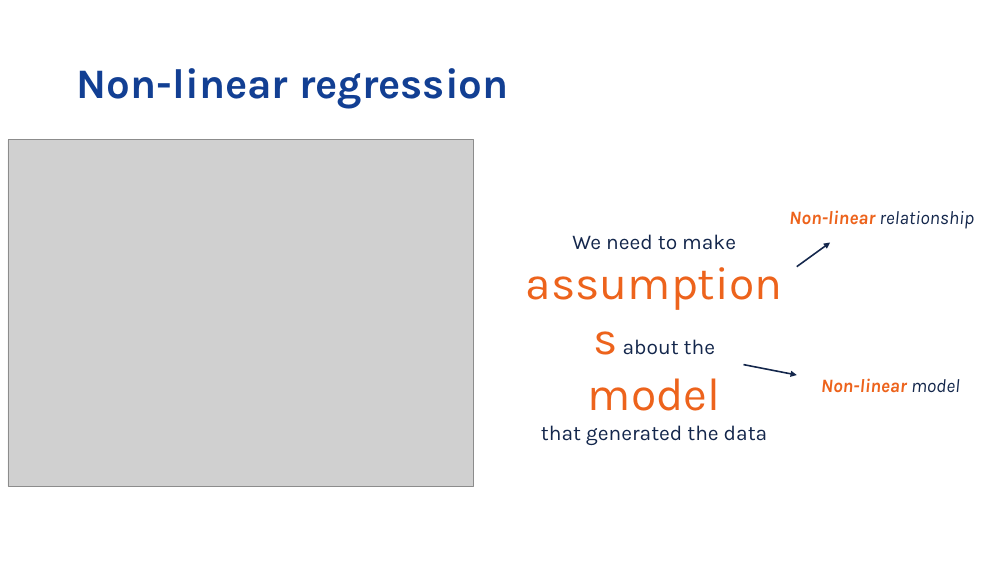
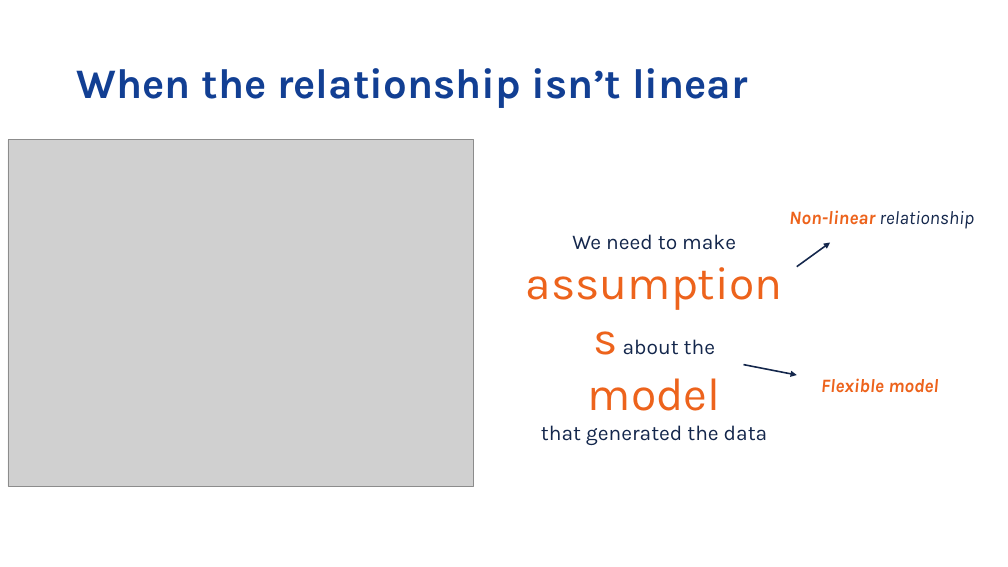
Before and after one commit to vib-training-conferences/machine-learning-and-deep-learning-fundamentals, a slide deck: slide 22 of docs/day-1-session-3-regression.pptx (slide 18 before the commit). Drawn at 1008x567 pixels with LibreOffice and Linux fonts; fonts in the diff are those of the drawing; grey boxes stand for pictures; background and template pictures are left out. Boxes give left, top, right and bottom in pixels: in the first picture for what was removed or moved away, otherwise in the second. Text is boxed around its words. In the diff, an @@ line names an element or a change of style, - is before the commit and + after.

```diff
--- a/docs/day-1-session-3-regression.pptx
+++ b/docs/day-1-session-3-regression.pptx
@@ title at <box>77,68,748,108</box>: text changed @@
-Non-linear regression
+When the relationship isn’t linear
@@ text at <box>821,378,938,393</box>: text changed @@
-Non-linear model
+Flexible model
```
Also in this commit, not shown: 18 other slides changed, 18 slides added, 8 slides removed, 13 other files.
